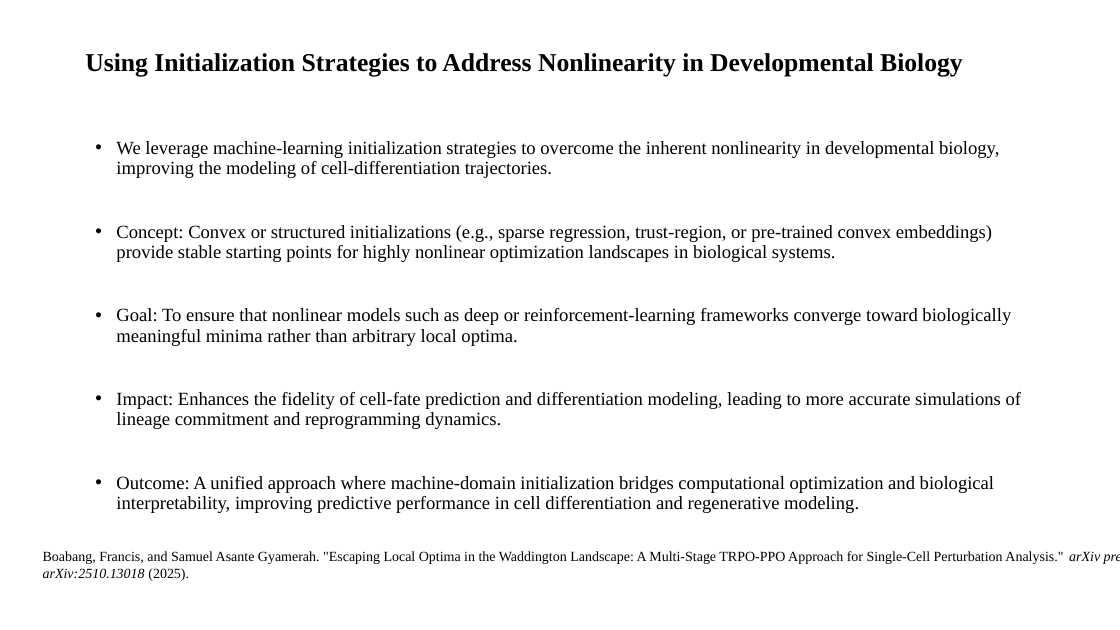
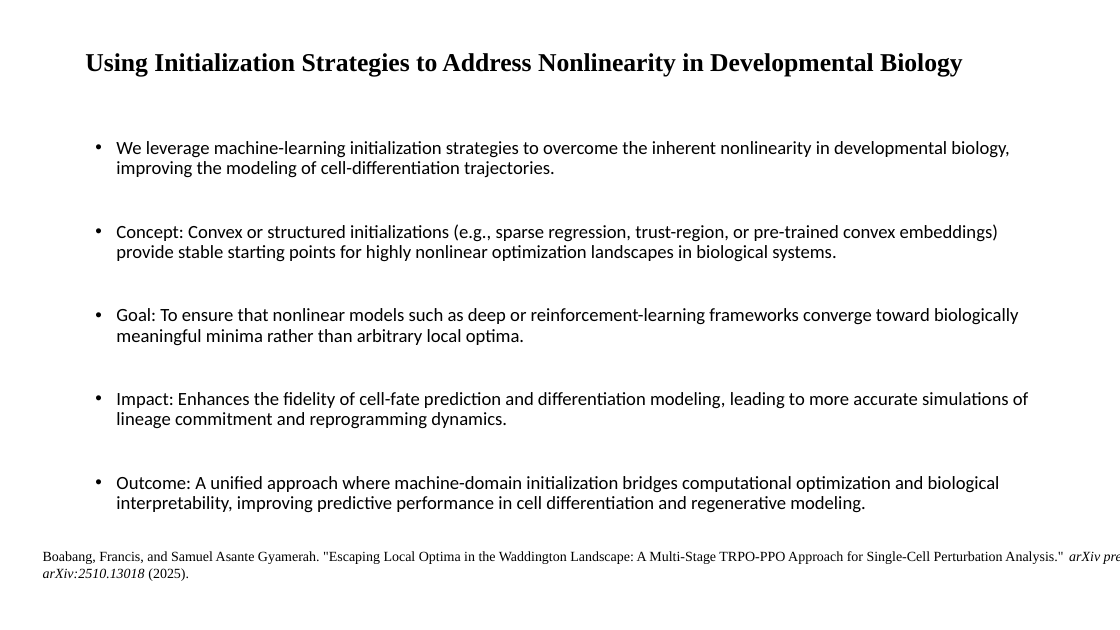
Before and after one commit to boabangf/GNN_RL_gene_trajectory_perturbation, a slide deck: slide 6 of ppt slides for omic codeathon (1).pptx. Drawn at 1120x630 pixels with LibreOffice and Linux fonts; fonts in the diff are those of the drawing. Boxes give left, top, right and bottom in pixels: in the first picture for what was removed or moved away, otherwise in the second. Text is boxed around its words. In the diff, an @@ line names an element or a change of style, - is before the commit and + after.

```diff
--- a/ppt slides for omic codeathon (1).pptx
+++ b/ppt slides for omic codeathon (1).pptx
@@ text "We leverage machine-learning initialization strategies ..." at (x1=116, y1=141, x2=1028, y2=513): font Times New Roman to Calibri @@
```
Also in this commit, not shown: 3 other slides changed, 5 slides added, 1 slide removed.
